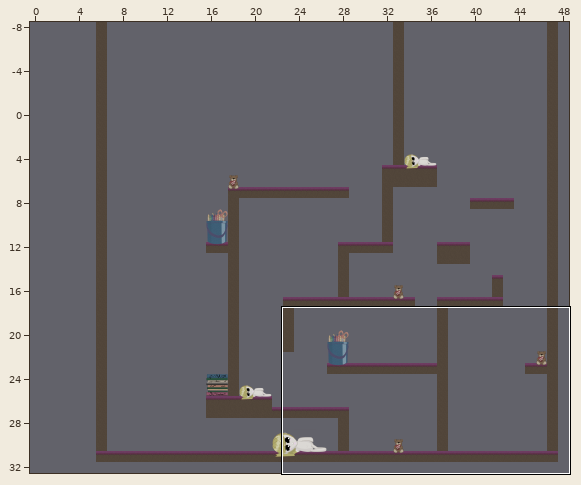
Tiled map -- game/7.tmx. The picture above shows the old version from afar; the outline marks the close-up.
Close-up. The starting point:
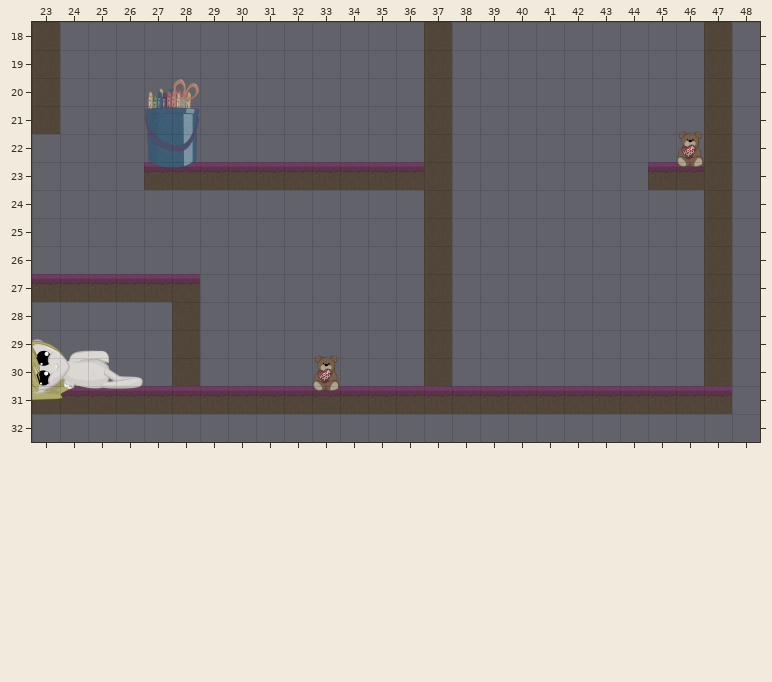
Cells are 128x128 px. Shown: x 23..48, y 18..32. The commit also changed other parts of the map, which this record leaves out. The old version is drawn lined up with the new one.
After the commit:
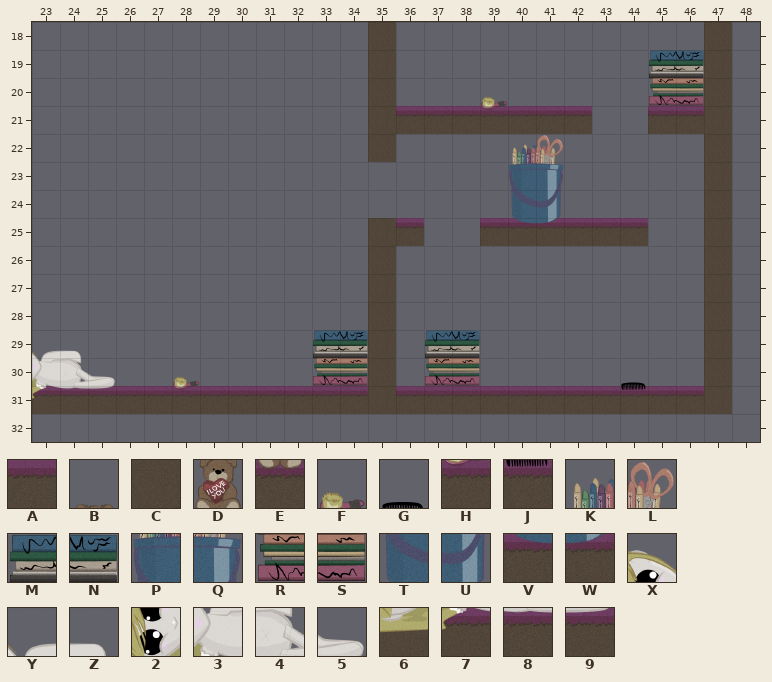
Key: from "PlayRoom": A 0, B 1, C 6, D 7, E 13, F 22, G 23, H 28, J 29, K 32, L 33, M 36, N 37, P 38, Q 39, R 42, S 43, T 44, U 45, V 50, W 51, X 55, Y 56, Z 57, 2 61, 3 62, 4 63, 5 64, 6 67, 7 68, 8 69, 9 70.
_ is an empty cell.
Tiles replaced or removed in this view: 2, 3, 4, 5, 6, 7, 8, 9, A, B, C, D, E, K, L, P, Q, T, U, V, W, X, Y, Z.
Edits made:
Changed rows in their new state; . is an unchanged cell.
map size 44x42 -> 48x32 cells (old content now starts at 5,-9; both pictures use the new coordinates)
Layer "Tile Layer 1":
first column x 23:
18 _...........C._..........
19 _...........C._.......MN.
20 _...__......C._.F.....RS.
21 _...__......CAAAHAAA..AA.
22 ....__......C._..KL...._.
23 ....___________..PQ...__.
24 .............._..TU......
25 ............CA_.AVWAAA...
26 ............C._..........
27 ______......C._..........
28 ....._......C._..........
29 YZ_.._....MNC.MN.........
30 345_.F....RSC.RS.....G...
31 789A.H....A.C........J..C
